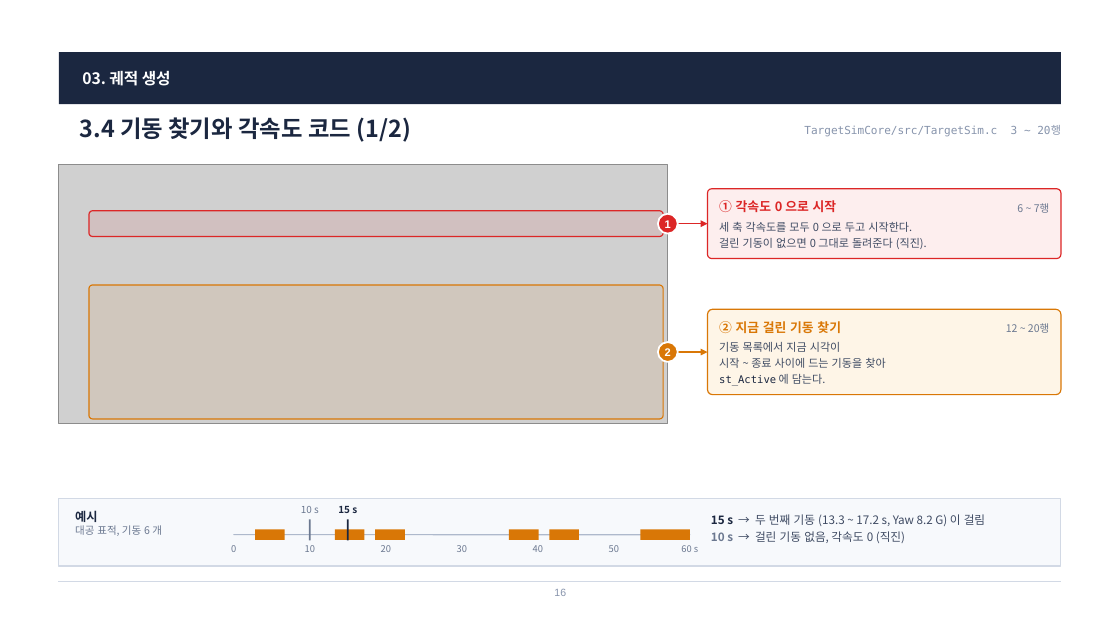
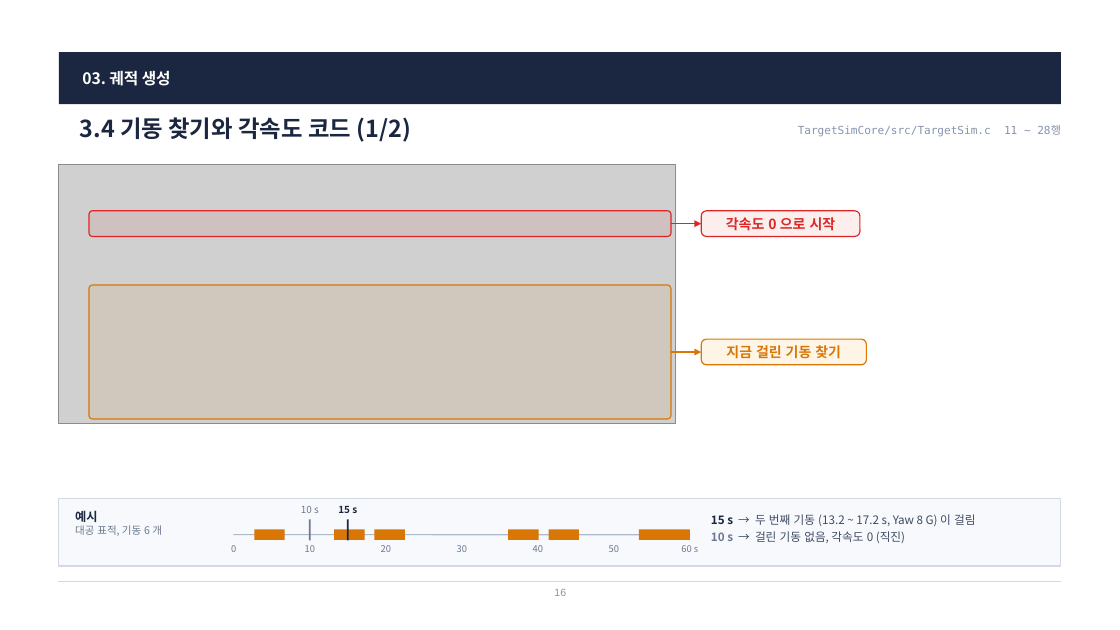
Before and after one commit to harley-hwan/radar-sw-study, a slide deck: slide 16 of Part3_TargetSim/ref/산출물/Chapter3_TargetSim.pptx. Drawn at 1120x630 pixels with LibreOffice and Linux fonts; fonts in the diff are those of the drawing; grey boxes stand for pictures. Boxes give left, top, right and bottom in pixels: in the first picture for what was removed or moved away, otherwise in the second. Text is boxed around its words. In the diff, an @@ line names an element or a change of style, - is before the commit and + after.

```diff
--- a/Part3_TargetSim/ref/산출물/Chapter3_TargetSim.pptx
+++ b/Part3_TargetSim/ref/산출물/Chapter3_TargetSim.pptx
@@ text at bbox=[798, 125, 1061, 137]: text changed @@
-TargetSimCore/src/TargetSim.c 3 ~ 20행
+TargetSimCore/src/TargetSim.c 11 ~ 28행
@@ picture: place and size @@
-picture at bbox=[59, 165, 668, 424]
+picture at bbox=[59, 165, 676, 424]
@@ text removed at bbox=[719, 200, 927, 249] @@
-① 각속도 0 으로 시작
-세 축 각속도를 모두 0 으로 두고 시작한다.
-걸린 기동이 없으면 0 그대로 돌려준다 (직진).
@@ text removed at bbox=[1017, 203, 1050, 213] @@
-6 ~ 7행
@@ rounded rectangle: place and size @@
-rounded rectangle at bbox=[89, 211, 664, 237]
+rounded rectangle at bbox=[89, 211, 671, 237]
@@ ellipse removed at bbox=[658, 213, 678, 234] @@
-1
@@ arrow moved from (678, 223) - (707, 223) to (671, 223) - (702, 223) @@
@@ rounded rectangle at bbox=[702, 211, 860, 237]: proportions changed @@
@@ rounded rectangle: place and size @@
-rounded rectangle at bbox=[707, 189, 1061, 259]
+rounded rectangle at bbox=[702, 211, 860, 237]
@@ text added at bbox=[726, 217, 836, 231], 12 pt, text #DC2626, bold @@
+각속도 0 으로 시작
@@ rounded rectangle: place and size @@
-rounded rectangle at bbox=[89, 285, 664, 418]
+rounded rectangle at bbox=[89, 285, 671, 418]
@@ text removed at bbox=[1006, 323, 1049, 333] @@
-12 ~ 20행
@@ ellipse removed at bbox=[658, 342, 678, 362] @@
-2
@@ arrow moved from (678, 352) - (707, 352) to (671, 352) - (702, 352) @@
@@ rounded rectangle: place and size @@
-rounded rectangle at bbox=[707, 309, 1061, 395]
+rounded rectangle at bbox=[702, 339, 867, 365]
@@ rounded rectangle at bbox=[702, 339, 867, 365]: proportions changed @@
@@ text removed at bbox=[719, 342, 885, 384] @@
-② 지금 걸린 기동 찾기
-기동 목록에서 지금 시각이
-시작 ~ 종료 사이에 드는 기동을 찾아
-st_Active 에 담는다.
@@ text added at bbox=[726, 345, 841, 359], 12 pt, text #D97706, bold @@
+지금 걸린 기동 찾기
@@ text at bbox=[711, 514, 975, 526]: text changed @@
-15 s → 두 번째 기동 (13.3 ~ 17.2 s, Yaw 8.2 G) 이 걸림
+15 s → 두 번째 기동 (13.2 ~ 17.2 s, Yaw 8 G) 이 걸림
```
Also in this commit, not shown: 20 other slides changed, 1 slide added, 3 slides removed, 12 other files.
